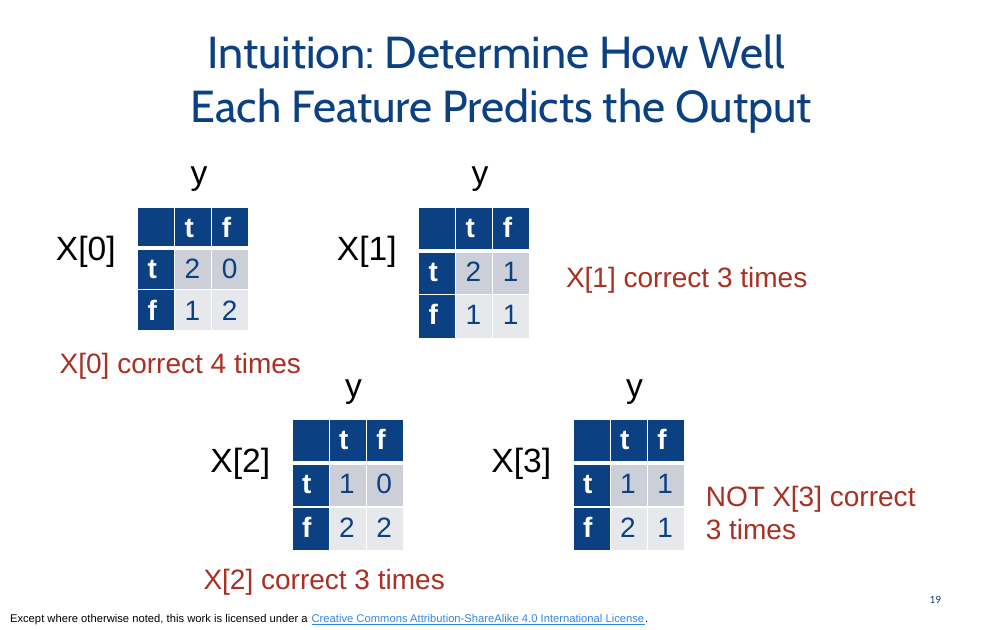
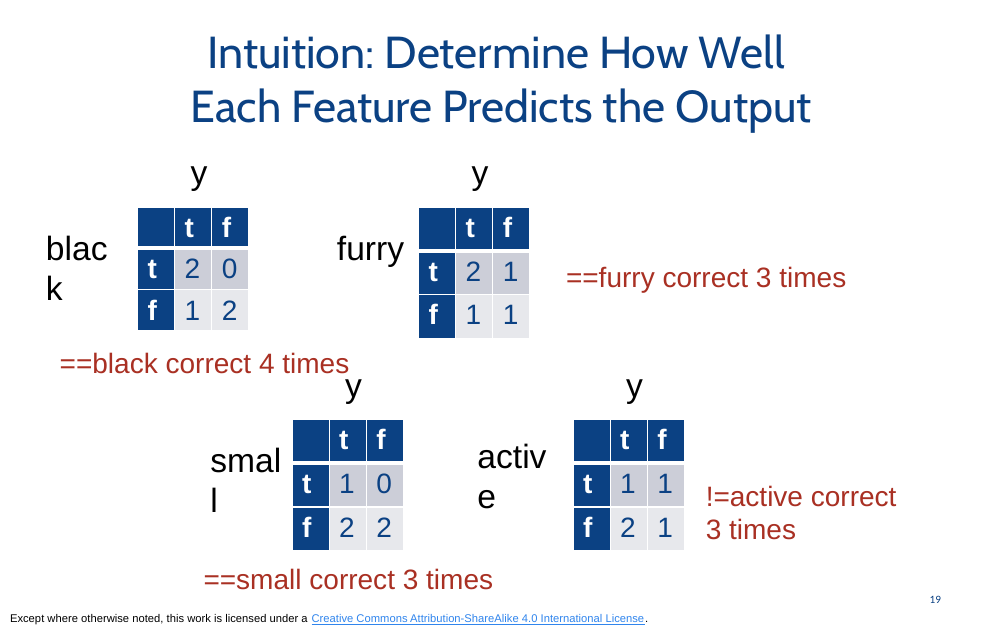
Before and after one commit to odpi/OpenDS4All, a slide deck: slide 19 of opends4all-resources/opends4all-machine-learning/SUPERVISED-ML-OVERVIEW-trees-forests-basic.pptx. Drawn at 1008x630 pixels with LibreOffice and Linux fonts; fonts in the diff are those of the drawing. Boxes give left, top, right and bottom in pixels: in the first picture for what was removed or moved away, otherwise in the second. Text is boxed around its words. In the diff, an @@ line names an element or a change of style, - is before the commit and + after.

Commit message:
Regularized notation, many corrections based on using the slides in lecture

```diff
--- a/opends4all-resources/opends4all-machine-learning/SUPERVISED-ML-OVERVIEW-trees-forests-basic.pptx
+++ b/opends4all-resources/opends4all-machine-learning/SUPERVISED-ML-OVERVIEW-trees-forests-basic.pptx
@@ text at (337, 235, 404, 267): text changed @@
-X[1]
+furry
@@ text at (566, 266, 846, 292): text changed @@
-X[1] correct 3 times
+==furry correct 3 times
@@ text at (60, 352, 158, 374): text changed @@
-X[0]
+black
@@ text at (166, 352, 349, 374): text changed @@
-X[0] correct 4 times
+==black correct 4 times
@@ text at (706, 488, 897, 540): text changed @@
-NOT X[3] correct
-3 times
+!=active correct
+3 times
@@ text at (706, 485, 803, 507): text changed @@
-X[3]
+active
@@ text at (204, 568, 302, 590): text changed @@
-X[2]
+small
@@ text at (309, 568, 493, 590): text changed @@
-X[2] correct 3 times
+==small correct 3 times
```
Also in this commit, not shown: 12 other slides changed, 4 slides added, 6 slides removed, 3 other files.
